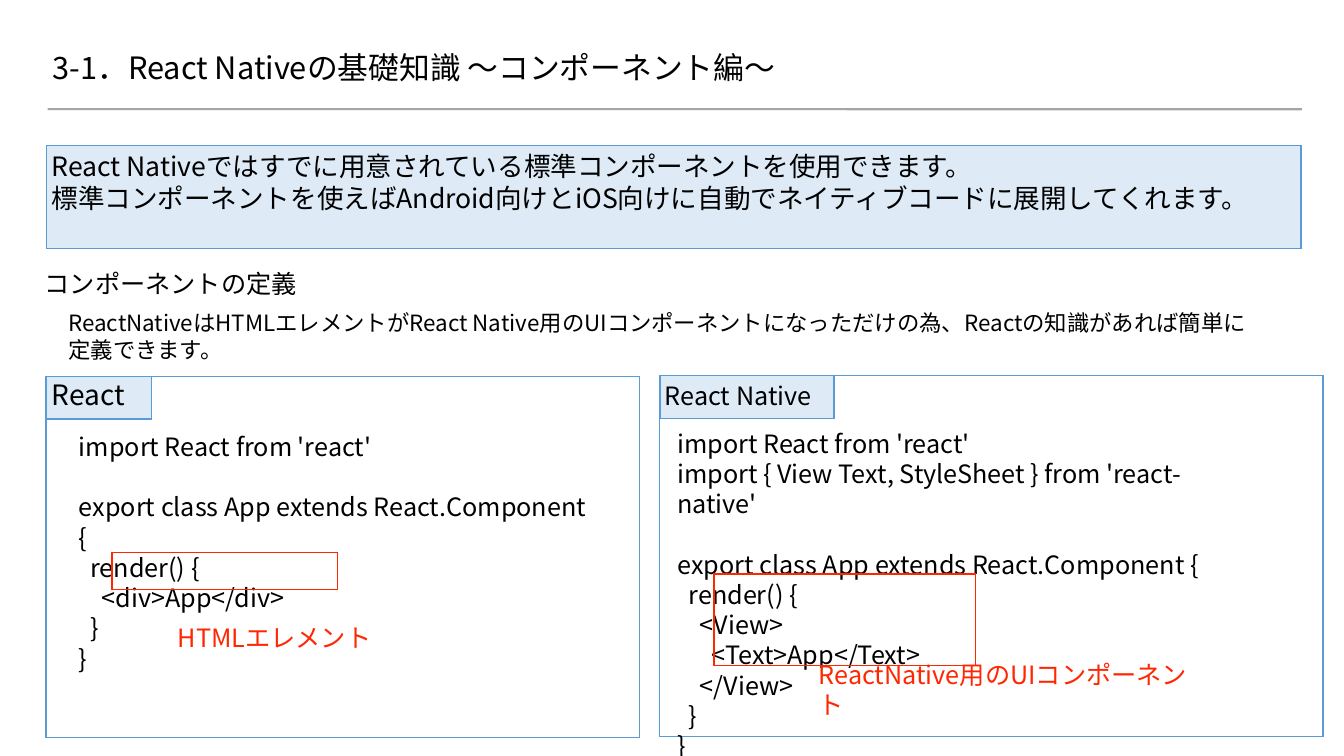
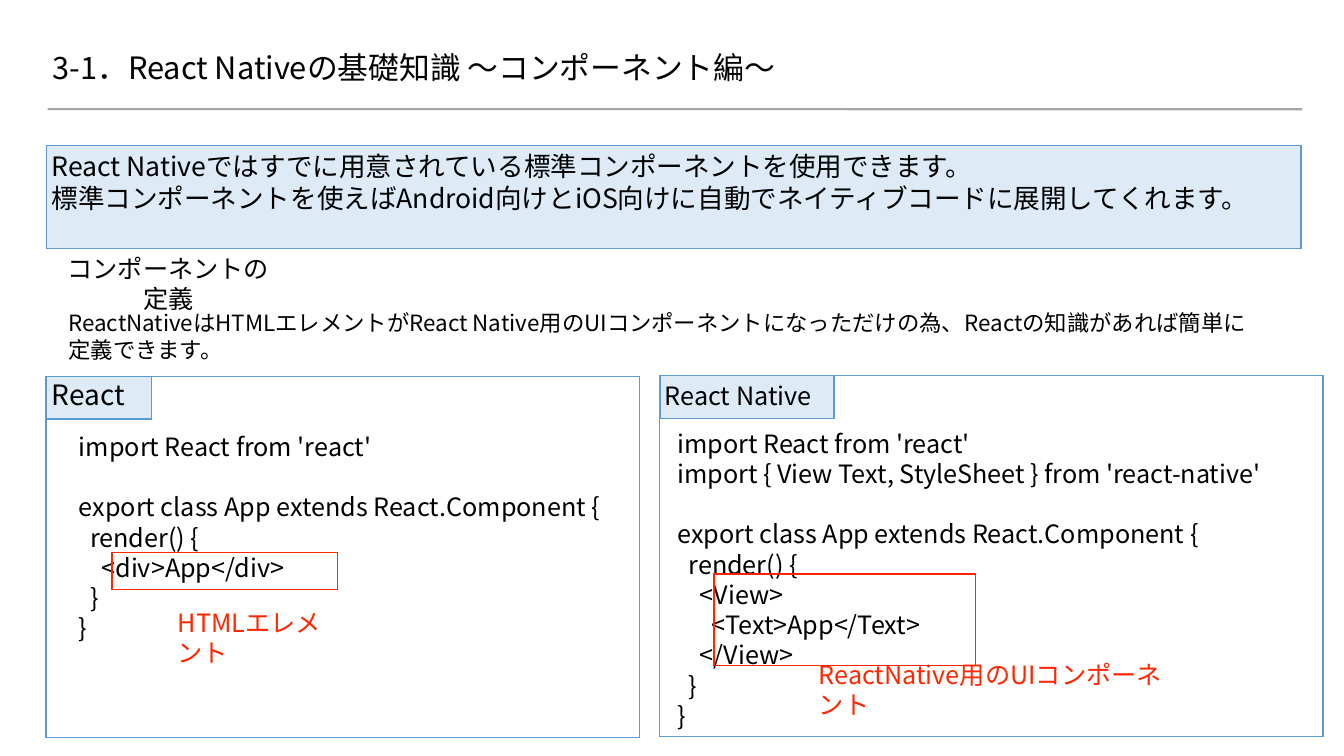
Before and after one commit to 2018SYSTEMI34/diary, a slide deck: slide 1 of doc/02_SlideShare/01.ネタ/３_ReactNative基礎知識/react-native.pptx. Drawn at 1344x756 pixels with LibreOffice and Linux fonts; fonts in the diff are those of the drawing; background and template pictures are left out. Boxes give left, top, right and bottom in pixels: in the first picture for what was removed or moved away, otherwise in the second. Text is boxed around its words. In the diff, an @@ line names an element or a change of style, - is before the commit and + after.

```diff
--- a/doc/02_SlideShare/01.ネタ/３_ReactNative基礎知識/react-native.pptx
+++ b/doc/02_SlideShare/01.ネタ/３_ReactNative基礎知識/react-native.pptx
@@ text "コンポーネントの定義" rewrapped from bbox=[45, 271, 297, 295] to bbox=[68, 256, 270, 315] @@
@@ text "import React from 'react'" rewrapped from bbox=[79, 435, 586, 613] to bbox=[79, 435, 586, 583] @@
@@ text "import React from 'react'" rewrapped from bbox=[677, 432, 1184, 700] to bbox=[677, 432, 1260, 669] @@
@@ text "HTMLエレメント" rewrapped from bbox=[178, 627, 372, 648] to bbox=[172, 616, 348, 658] @@
@@ text "ReactNative用のUIコンポーネント" rewrapped from bbox=[814, 668, 1215, 711] to bbox=[814, 668, 1185, 711] @@
```
Also in this commit, not shown: 14 other slides changed, 1 slide removed.
